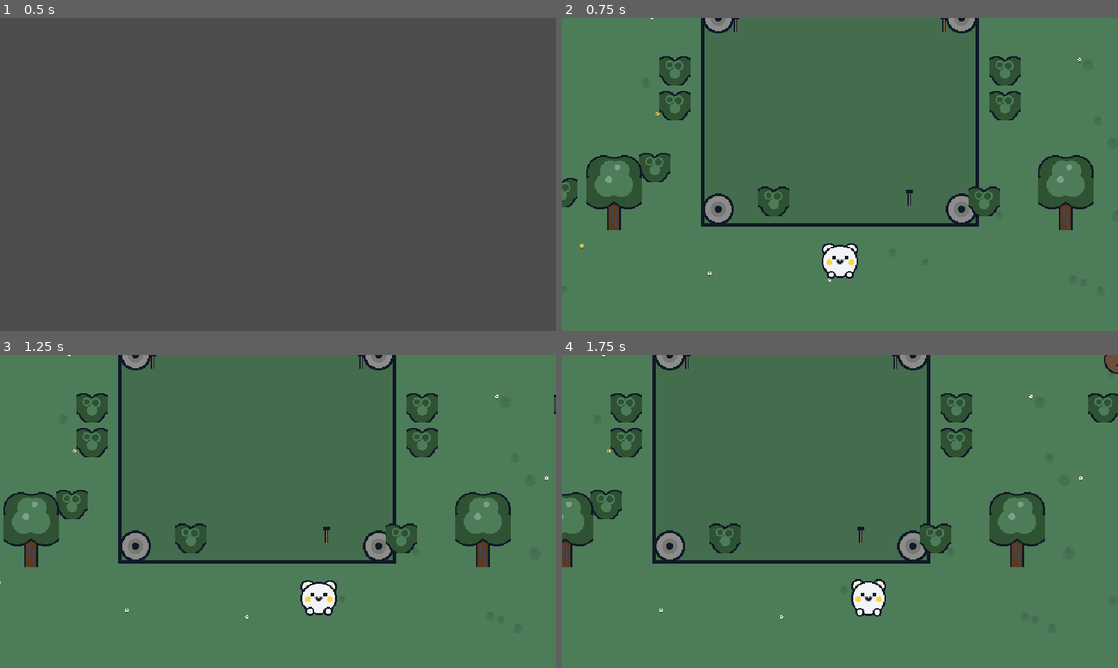
Above: before the commit, frames 1-4 (two rows, left to right).
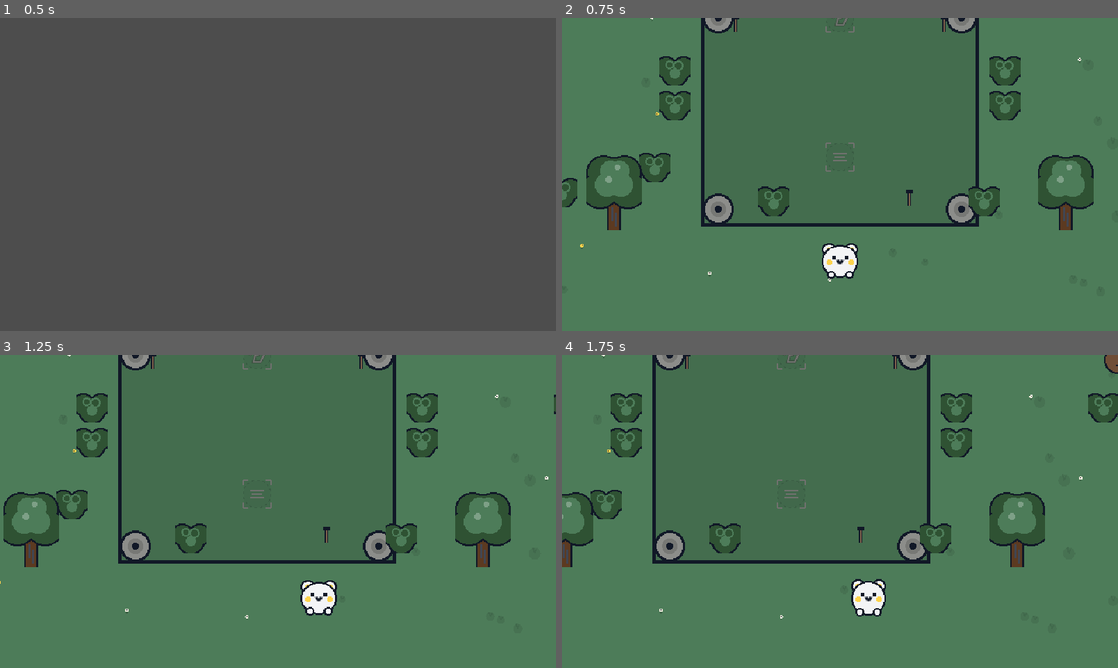
Above: after the commit, the same moments.

Repository: Akabim/arkeolog
Game: Godot game, scene res://scenes/main.tscn
The game is run twice, just before and just after one commit, with the same random seed, the same clock (stepped at 60 frames per second) and the same inputs.
Inputs (mouse positions are in pixels of both pictures, inside the frame that each line leads up to):
- Up to frame 1 (0.5 s): no input
- Up to frame 2 (0.75 s): tap Enter at 0.5 s; move the mouse to (962, 158) at 0.52 s; hold D (move_right) from 0.53 s (still down); hold E (interact) from 0.53 s (still down); click (962, 158) at 0.67 s
- Up to frame 3 (1.25 s): keep holding D (move_right); keep holding E (interact); tap Space at 0.77 s
- Up to frame 4 (1.75 s): release D (move_right) at 1.25 s; release E (interact) at 1.25 s; drag from (728, 527) to (817, 492) at 1.27 s

Frame 1 is identical in both runs. In frame 2, 0.1% of the frame differs, in the area x 47-53%, y 0-50%; in frame 3, 0.1%; in frame 4, 0.1%.
Error before the commit: Invalid access to property or key 'is_solved' on a base object of type 'SubViewport'. (res://scripts/socket_visual.gd:15)
Error after the commit: Invalid access to property or key 'is_solved' on a base object of type 'Node2D'. (res://scripts/socket_visual.gd:22)

Commit message:
Fix SubViewport is_solved property error in socket_visual.gd by resolving parent socket dynamically

Diff:
--- a/scripts/socket_visual.gd
+++ b/scripts/socket_visual.gd
@@ -1,10 +1,17 @@
 extends Node2D
 
 var symbol_char: String = "ha"
-@onready var socket = get_parent()
+var socket = null
 
 func update_symbol(new_symbol: String) -> void:
 	symbol_char = new_symbol
+	queue_redraw()
+
+func _ready() -> void:
+	if socket == null:
+		var parent = get_parent()
+		if parent and parent.has_method("check_level_completion"):
+			socket = parent
 	queue_redraw()
 
 func _draw() -> void:
